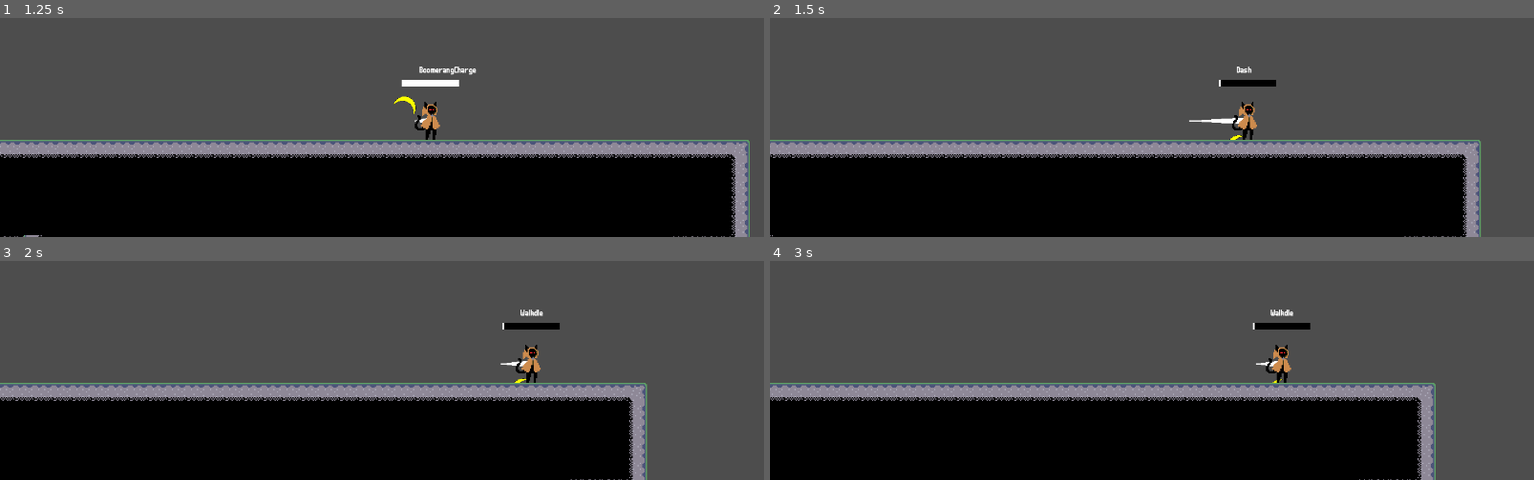
Above: before the commit, frames 1-4 (two rows, left to right).
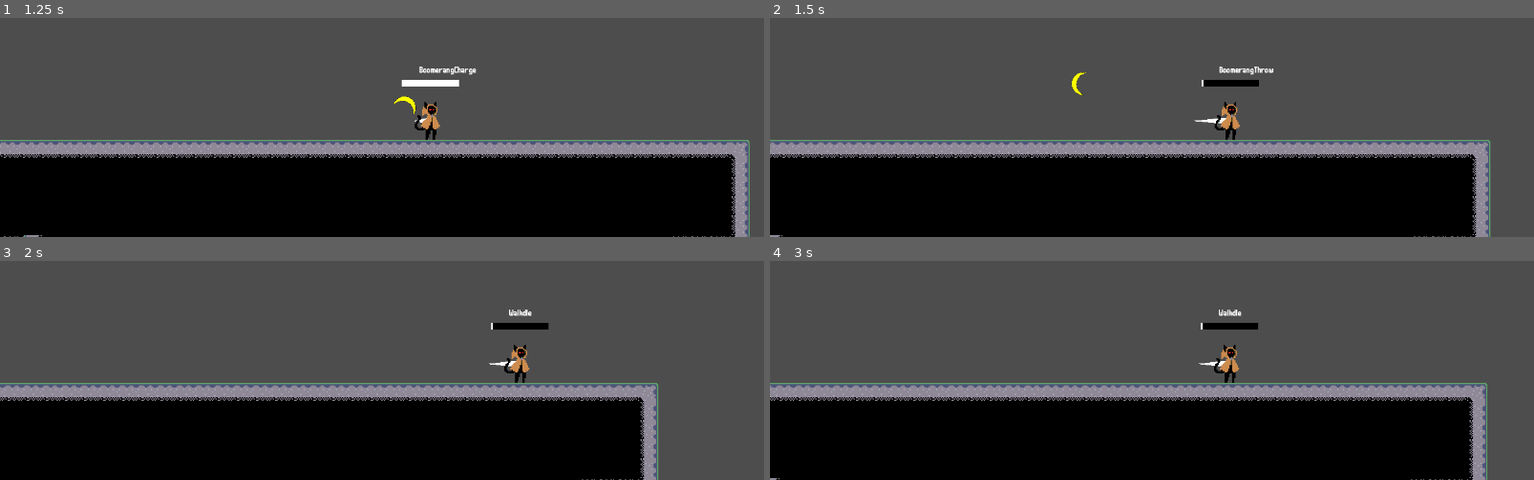
Above: after the commit, the same moments.

Repository: DinoStarBros/TimeTravelBananaJameGam
Game: Godot game, scene res://Screens/Arena/arena.tscn
Same seed, same stepped clock (60 frames per second), same inputs: the game is played once before the commit and once after it.
Inputs (mouse positions are in pixels of both pictures, inside the frame that each line leads up to):
- Up to frame 1 (1.25 s): tap Enter at 0.5 s; move the mouse to (outside the picture) at 0.52 s; hold D (right) from 0.53 s (still down); hold Right mouse button (right_click) from 0.53 s (still down); tap Space (jump) at 0.77 s
- Up to frame 2 (1.5 s): keep holding D (right); move the mouse to (999, 44) at 1.27 s; release Right mouse button (right_click) at 1.28 s; tap Shift (dash) at 1.35 s
- Up to frame 3 (2 s): keep holding D (right); tap Space (jump) at 1.52 s; right-click (229, 287) at 1.55 s
- Up to frame 4 (3 s): move the mouse to (outside the picture) at 2.02 s; release D (right) at 2.03 s; hold A (left) 2.03-2.78 s; hold Right mouse button (right_click) 2.03-2.78 s; click (outside the picture) at 2.1 s; move the mouse to (1113, 350) at 2.77 s; hold D (right) from 2.78 s (still down); right-click (1113, 350) at 2.85 s

Frame 1 is identical in both runs. In frame 2, 3.3% of the frame differs, in the area x 0-95%, y 22-100%; in frame 3, 3.8%; in frame 4, 6.9%, in the area x 0-94%, y 22-100%.

Commit message:
Made Bananarang progress

Diff:
--- a/Entities/Player/PlayerStates/boomerang_charge.gd
+++ b/Entities/Player/PlayerStates/boomerang_charge.gd
@@ -3,13 +3,16 @@
 func enter() -> void:
 	%rang_charge.play()
 
-func update(delta: float) -> void:
+func physics_update(delta: float) -> void:
 	p.x_move_handling()
 
 	Engine.time_scale = p.rang_charge_time_slow
 
 	if not Input.is_action_pressed("right_click"):
-		state_machine.change_state("walkdle")
+		if p.rang_charge >= p.max_rang_charge:
+			state_machine.change_state("boomerangthrow")
+		else:
+			state_machine.change_state("walkdle")
 
 	p.rang_charge += delta
 
--- a/Entities/Player/PlayerStates/boomerang_throw.gd
+++ b/Entities/Player/PlayerStates/boomerang_throw.gd
@@ -1 +1,26 @@
 extends State
+
+func enter() -> void:
+	p.has_banana = false
+	p.velocity = -p.dir_to_mouse * p.boomerang_throw_recoil
+	state_duration = p.boomerang_throw_duration
+
+	%rang_throw.pitch_scale = 1.5 + randf_range(-.1, .1)
+	%rang_throw.play()
+
+	_spawn_bananarang()
+
+func physics_update(delta: float) -> void:
+	state_duration = max(state_duration - delta, 0)
+	if state_duration <= 0:
+		state_machine.change_state("walkdle")
+
+func exit() -> void:
+	pass
+
+func _spawn_bananarang() -> void:
+	var bananarang : Bananarang = References.bananarang_scn.instantiate()
+	Global.arena.add_child(bananarang)
+	bananarang.global_position = p.global_position
+
+	bananarang.velocity = p.dir_to_mouse * p.bananarang_speed
--- a/Entities/Player/PlayerStates/dash.gd
+++ b/Entities/Player/PlayerStates/dash.gd
@@ -7,7 +7,7 @@
 	p.override_flip_sprite = true
 	state_duration = p.dash_duration
 
-func update(delta: float) -> void:
+func physics_update(delta: float) -> void:
 	state_duration = max(state_duration - delta, 0)
 	p.velocity.y = 0
 	if state_duration <= 0:
--- a/Entities/Player/PlayerStates/fall.gd
+++ b/Entities/Player/PlayerStates/fall.gd
@@ -4,7 +4,7 @@
 	p.reset_sprite_flip_gravity()
 	p.jump_buffer_time = 0
 
-func update(delta: float) -> void:
+func physics_update(delta: float) -> void:
 	p.x_move_handling()
 	if p.is_on_floor():
 		state_machine.change_state("walkdle")
--- a/Entities/Player/PlayerStates/jump.gd
+++ b/Entities/Player/PlayerStates/jump.gd
@@ -7,7 +7,7 @@
 	%jump.pitch_scale = 1.2 + randf_range(-.1, .1)
 	%jump.play()
 
-func update(delta: float) -> void:
+func physics_update(delta: float) -> void:
 	p.x_move_handling()
 
 	if p.velocity.y > 0:
--- a/Entities/Player/PlayerStates/slash_attack.gd
+++ b/Entities/Player/PlayerStates/slash_attack.gd
@@ -5,7 +5,7 @@
 	state_duration = p.slash_duration
 	p.velocity = p.dir_to_mouse * p.slash_speed
 
-func update(delta: float) -> void:
+func physics_update(delta: float) -> void:
 	state_duration = max(state_duration - delta, 0)
 	if state_duration <= 0:
 		state_machine.change_state("walkdle")
--- a/Entities/Player/PlayerStates/walkdle.gd
+++ b/Entities/Player/PlayerStates/walkdle.gd
@@ -3,7 +3,7 @@
 func enter() -> void:
 	p.reset_sprite_flip_gravity()
 
-func update(delta: float) -> void:
+func physics_update(delta: float) -> void:
 	p.x_move_handling()
 
 	if Input.is_action_just_pressed("jump") and p.is_on_floor():
--- a/Entities/Player/player.gd
+++ b/Entities/Player/player.gd
@@ -5,6 +5,8 @@
 @export var jump_speed : float = 600
 @export var dash_speed : float = 1200
 @export var slash_speed : float = 350
+@export var boomerang_throw_recoil : float = 500
+@export var bananarang_speed : float = 1000
 
 @onready var sprite: Sprite2D = %Mow
 @onready var state_machine: StateMachine = %StateMachine
@@ -27,7 +29,9 @@
 var slash_mode : bool = false
 var banan_desire_rot : float
 var rang_charge : float = 0
+var has_banana : float = true
 
+const boomerang_throw_duration : float = 0.2
 const dash_duration : float = 0.17
 const dash_cooldown : float = 0.33
 const slash_duration : float = 0.2
@@ -66,6 +70,8 @@
 
 	_banana_rot_handle(delta)
 
+	banana_pivot.visible = has_banana
+
 func x_move_handling(speed_mult : float = 1.0) -> void:
 	velocity.x = x_input * x_speed * speed_mult
 
@@ -84,6 +90,8 @@
 	banana_pivot.look_at(get_global_mouse_position())
 
 func slash_attack_handling() -> void:
+	if !has_banana: return
+
 	if Input.is_action_just_pressed("left_click") and time_since_slash >= slash_cooldown:
 		state_machine.change_state("slashattack")
 
@@ -99,6 +107,8 @@
 		slash_sprite.flip_v = !slash_mode
 
 func boomerang_handle(delta: float) -> void:
+	if !has_banana: return
+
 	if Input.is_action_pressed("right_click"):
 		state_machine.change_state("boomerangcharge")
 
--- a/Entities/Player/player.tscn
+++ b/Entities/Player/player.tscn
@@ -22,6 +22,7 @@
 [ext_resource type="AudioStream" uid="uid://cw0s6bkxlwn2b" path="res://Audio/splashtownSFX/Jump.wav" id="18_pjcup"]
 [ext_resource type="AudioStream" uid="uid://dynnvvkqumtas" path="res://Audio/BananTime/smacked.wav" id="20_ppdlg"]
 [ext_resource type="AudioStream" uid="uid://b625mnpt1ym4x" path="res://Audio/BananTime/unlockHold1.mp3" id="22_a8wow"]
+[ext_resource type="AudioStream" uid="uid://cryj6702ttly6" path="res://Audio/jetslash sfx/chargeslash.wav" id="23_avsg8"]
 
 [sub_resource type="RectangleShape2D" id="RectangleShape2D_lu8i8"]
 size = Vector2(30, 64)
@@ -263,6 +264,12 @@
 pitch_scale = 1.5
 bus = &"SFX"
 
+[node name="rang_throw" type="AudioStreamPlayer" parent="SFX" unique_id=1974133517]
+unique_name_in_owner = true
+stream = ExtResource("23_avsg8")
+pitch_scale = 1.5
+bus = &"SFX"
+
 [node name="rang_charge_bar" type="ProgressBar" parent="." unique_id=1810886969]
 unique_name_in_owner = true
 offset_left = -46.0
@@ -272,3 +279,6 @@
 theme_override_styles/background = SubResource("StyleBoxFlat_a8wow")
 theme_override_styles/fill = SubResource("StyleBoxFlat_avsg8")
 show_percentage = false
+
+[node name="AudioListener2D" type="AudioListener2D" parent="." unique_id=288530981]
+current = true
--- a/Globals/Global.gd
+++ b/Globals/Global.gd
@@ -2,5 +2,6 @@
 
 var camera : Camera
 var player : Player
+var arena : Arena
 
 const FALL_SPD_LIMIT : float = 2000
--- a/Globals/References.gd
+++ b/Globals/References.gd
@@ -1 +1,3 @@
 extends Node
+
+const bananarang_scn : PackedScene = preload("res://Projectiles/BananaRang/banana_rang.tscn")
--- /dev/null
+++ b/Projectiles/BananaRang/banana_rang.gd
@@ -0,0 +1,9 @@
+extends Projectile
+class_name Bananarang
+
+func _ready() -> void:
+	%spin.play()
+
+func _physics_process(delta: float) -> void:
+	_move(delta)
+	%banana.rotation_degrees += 2000 * delta
--- /dev/null
+++ b/Projectiles/BananaRang/banana_rang.tscn
@@ -0,0 +1,24 @@
+[gd_scene format=3 uid="uid://botycuaem00iv"]
+
+[ext_resource type="Script" uid="uid://pga4qg5bgkcx" path="res://Projectiles/BananaRang/banana_rang.gd" id="1_s7myl"]
+[ext_resource type="AudioStream" uid="uid://cd0ouhgvmyarl" path="res://Audio/BananTime/floraphonic-spin-whoosh-1-186596.mp3" id="2_adr3m"]
+[ext_resource type="Texture2D" uid="uid://diihmdabfwa8g" path="res://Art/Placeholder/Trail2.png" id="3_ghrhl"]
+
+[node name="BananaRang" type="Node2D" unique_id=892829957]
+script = ExtResource("1_s7myl")
+
+[node name="spin" type="AudioStreamPlayer2D" parent="." unique_id=1166449180]
+unique_name_in_owner = true
+stream = ExtResource("2_adr3m")
+pitch_scale = 2.0
+bus = &"SFX"
+
+[node name="banana" type="Sprite2D" parent="." unique_id=1391774164]
+unique_name_in_owner = true
+self_modulate = Color(1, 1, 0, 1)
+scale = Vector2(0.3, 0.3)
+texture = ExtResource("3_ghrhl")
+offset = Vector2(45.09, 0)
+flip_h = true
+hframes = 2
+vframes = 2
--- /dev/null
+++ b/Projectiles/ProjectileClass.gd
@@ -0,0 +1,7 @@
+extends Node2D
+class_name Projectile
+
+var velocity : Vector2
+
+func _move(delta: float) -> void:
+	global_position += velocity * delta
--- a/Screens/Arena/arena.gd
+++ b/Screens/Arena/arena.gd
@@ -1,4 +1,5 @@
 extends Node2D
+class_name Arena
 
 @onready var camera: Camera = %Camera
 
@@ -7,6 +8,7 @@
 
 func _ready() -> void:
 	screen_half = get_viewport_rect().size / 2
+	Global.arena = self
 
 func _process(delta: float) -> void:
 
Not shown, added: Audio/BananTime/floraphonic-movement-swipe-whoosh-1-186575.mp3.import
Not shown, added: Audio/BananTime/floraphonic-spin-whoosh-1-186596.mp3.import
Not shown, added: Projectiles/BananaRang/banana_rang.gd.uid
Not shown, added: Projectiles/ProjectileClass.gd.uid
Not shown, added: Audio/BananTime/floraphonic-movement-swipe-whoosh-1-186575.mp3
Not shown, added: Audio/BananTime/floraphonic-spin-whoosh-1-186596.mp3
